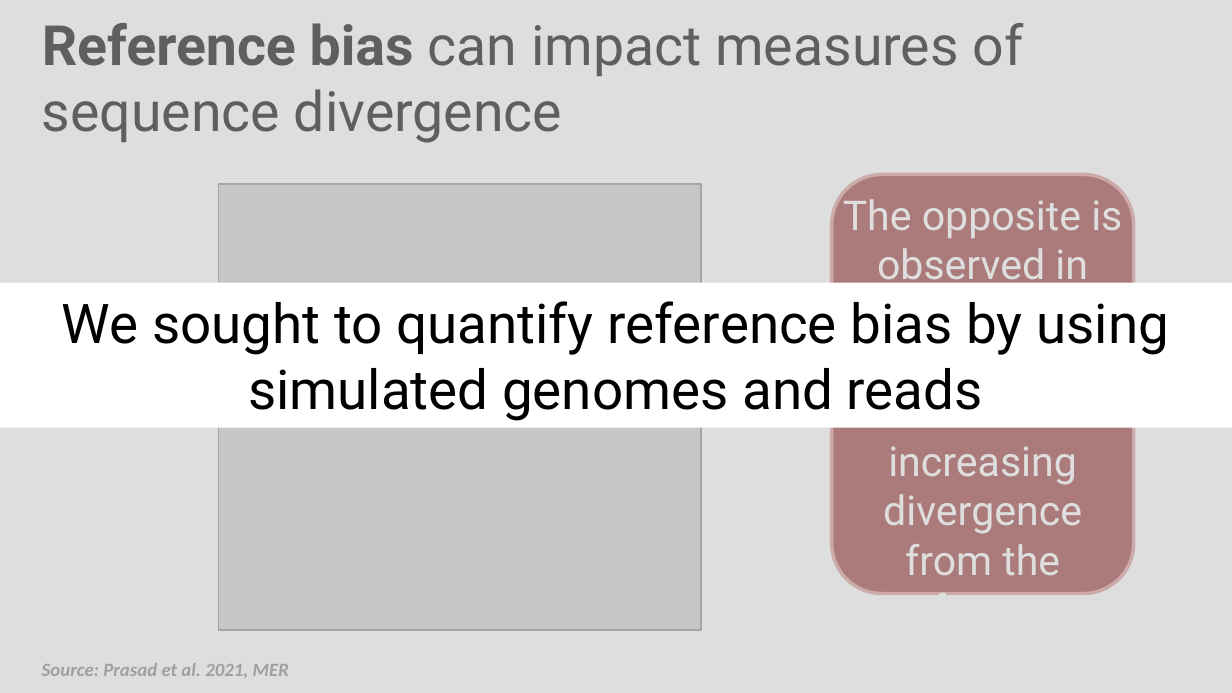
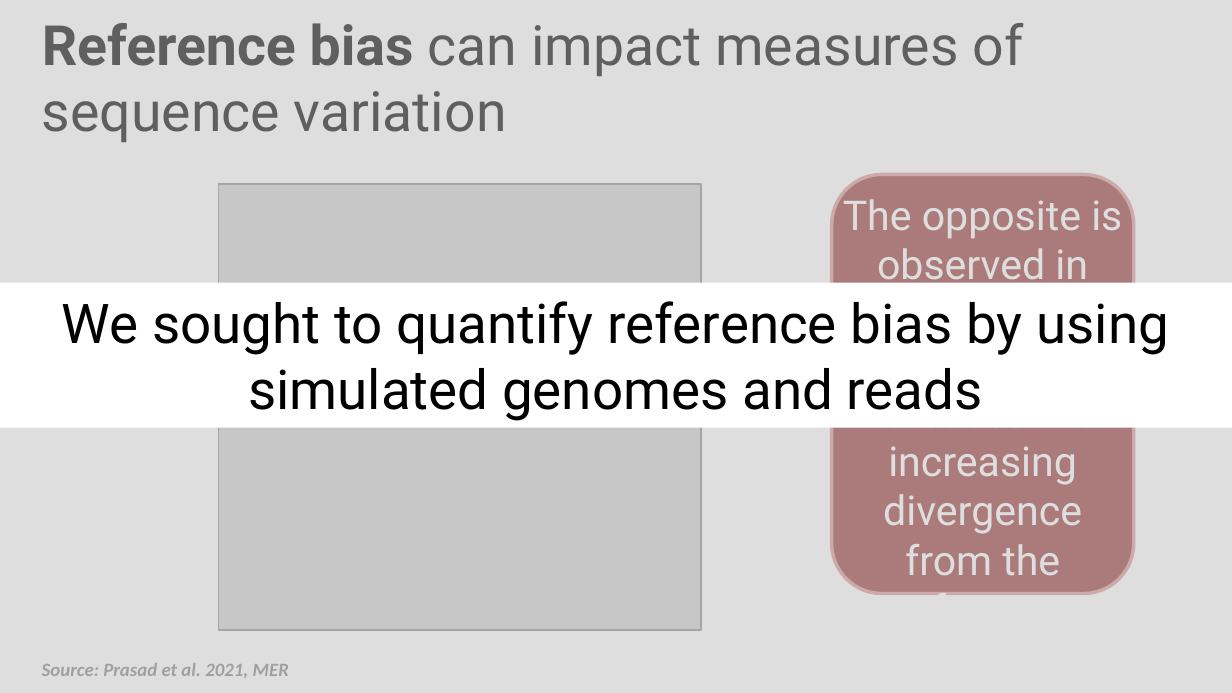
Before and after one commit to harvardinformatics/Mapping-simulations, a slide deck: slide 17 of evolution/Gregg-Thomas-2023-Evolution-notes.pptx (slide 16 before the commit). Drawn at 1232x693 pixels with LibreOffice and Linux fonts; fonts in the diff are those of the drawing; grey boxes stand for pictures. Boxes give left, top, right and bottom in pixels: in the first picture for what was removed or moved away, otherwise in the second. Text is boxed around its words. In the diff, an @@ line names an element or a change of style, - is before the commit and + after.

```diff
--- a/evolution/Gregg-Thomas-2023-Evolution-notes.pptx
+++ b/evolution/Gregg-Thomas-2023-Evolution-notes.pptx
@@ title at (42, 23, 1024, 142): text changed @@
-Reference bias can impact measures of sequence divergence
+Reference bias can impact measures of sequence variation
```
Also in this commit, not shown: 4 other slides changed, 9 slides added, 5 slides removed, 6 other files.
